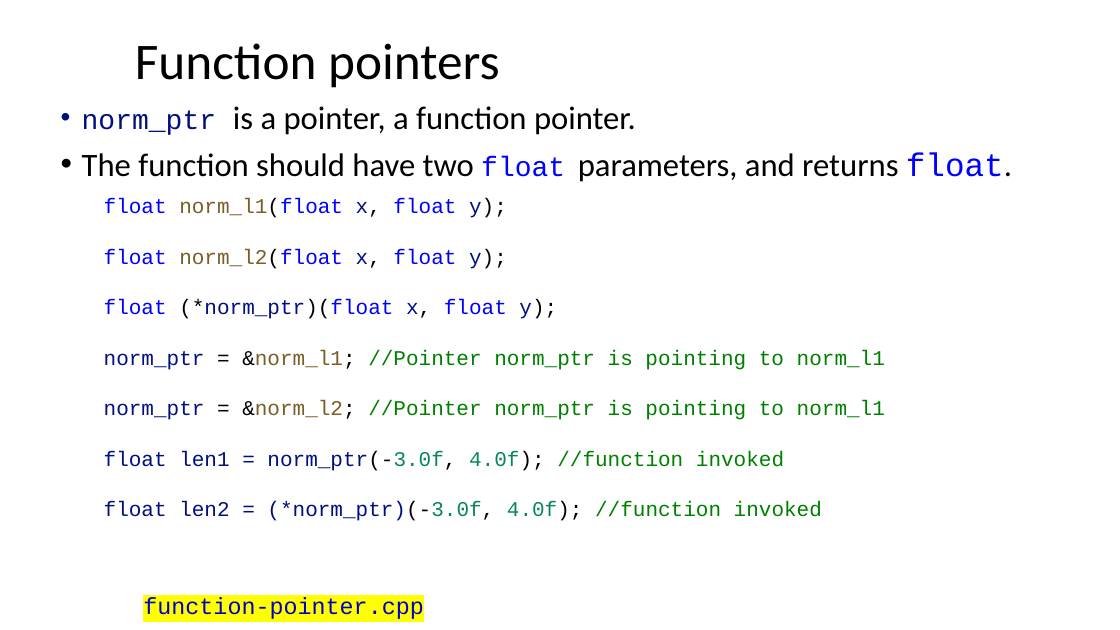
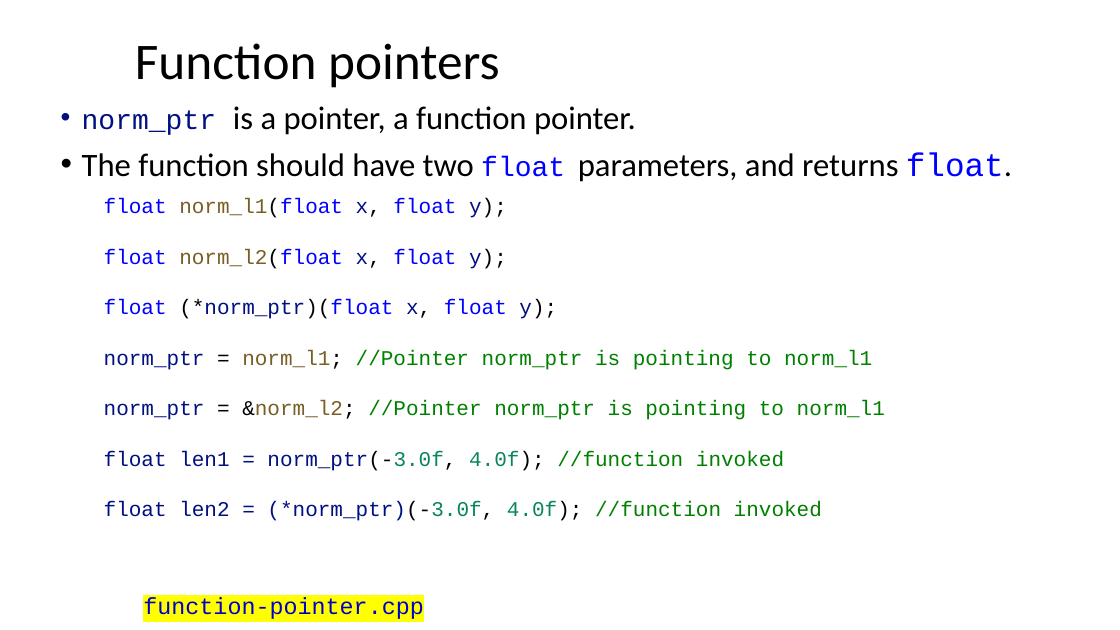
Before and after one commit to Aries-Dawn/Cpp-Program-Design, a slide deck: slide 13 of Lecture/Lecture07.pptx. Drawn at 1120x630 pixels with LibreOffice and Linux fonts; fonts in the diff are those of the drawing; background and template pictures are left out. Boxes give left, top, right and bottom in pixels: in the first picture for what was removed or moved away, otherwise in the second. Text is boxed around its words. In the diff, an @@ line names an element or a change of style, - is before the commit and + after.

Commit message:
Update All Lab and Lecture slides

```diff
--- a/Lecture/Lecture07.pptx
+++ b/Lecture/Lecture07.pptx
@@ text at box(104, 350, 872, 370): text changed @@
-norm_ptr = &norm_l1; //Pointer norm_ptr is pointing to norm_l1
+norm_ptr = norm_l1; //Pointer norm_ptr is pointing to norm_l1
```
Also in this commit, not shown: 4 other slides changed, 20 other files.
